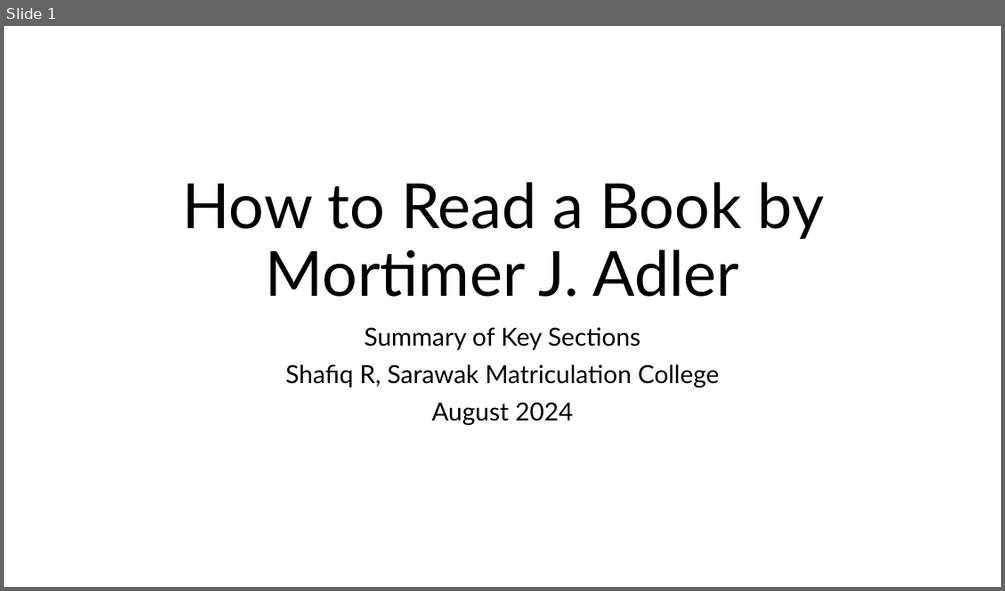
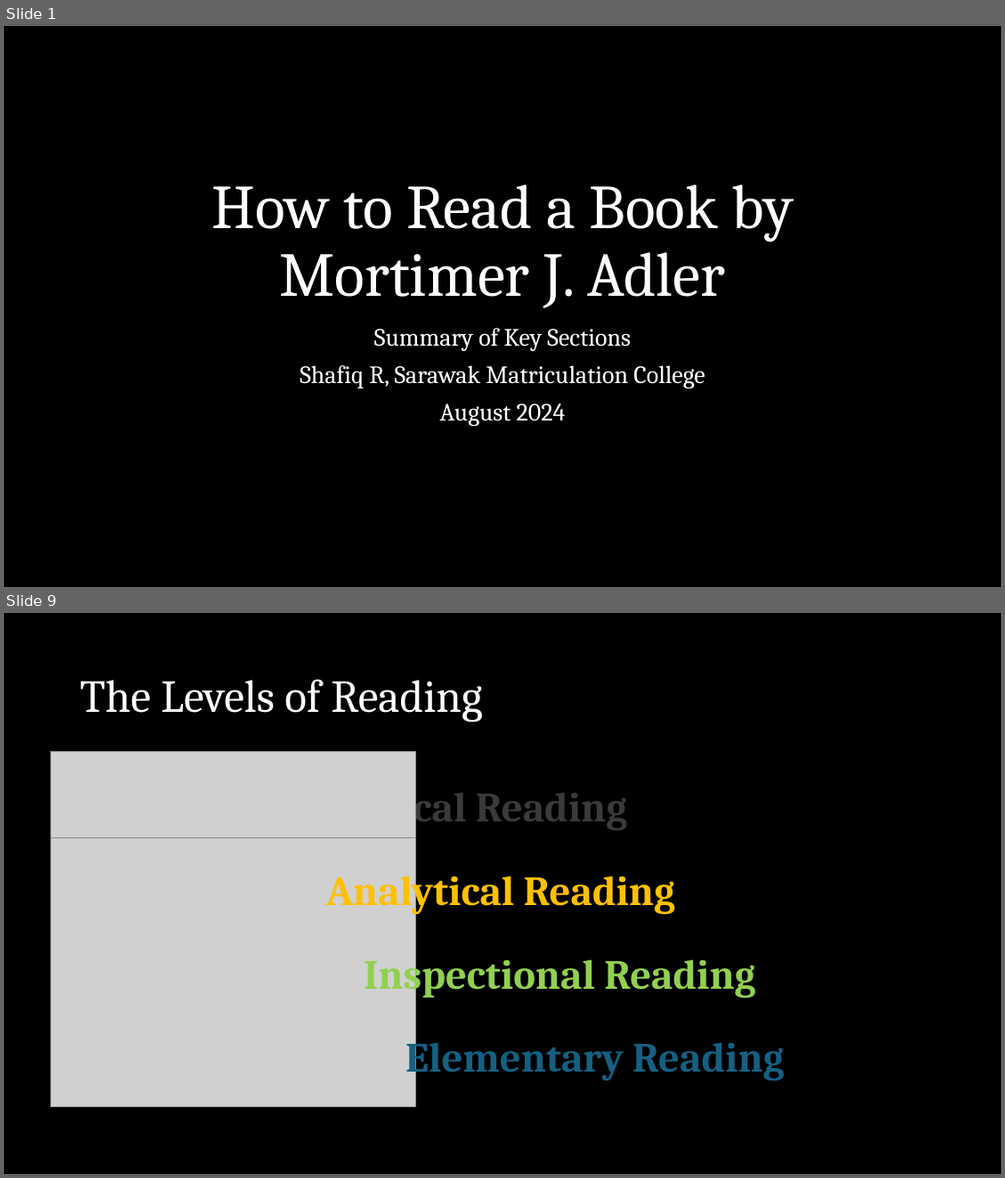
Before and after one commit to shafiqr-kmsw/matricphys, a slide deck: howtoreadbook/slides.pptx. Shown one above the other, each under a label of ours: slide 1 before the commit, slides 1 and 9 after it; the slides between them are not shown. The pictures are 1005x591 and 1005x1178 pixels, drawn with LibreOffice and Linux fonts; fonts in the diff are those of the drawing; grey boxes stand for pictures. Boxes give left, top, right and bottom in pixels: in the first picture for what was removed or moved away, otherwise in the second. Text is boxed around its words. In the diff, an @@ line names an element or a change of style, - is before the commit and + after.

```diff
--- a/howtoreadbook/slides.pptx
+++ b/howtoreadbook/slides.pptx
@@ slide 9 added at (4,613,1001,1174), background #000000 @@
@@ title added at (80,679,482,722), 44 pt, text #FFFFFF @@
+The Levels of Reading
@@ picture added at (50,751,415,1107) @@
@@ picture added at (50,751,415,838) @@
@@ text added at (275,784,627,831), 40 pt, text #3A3A3A, bold @@
+Syntopical Reading
@@ text added at (326,867,675,914), 40 pt, text #FFC000, bold @@
+Analytical Reading
@@ text added at (364,950,755,997), 40 pt, text #92D050, bold @@
+Inspectional Reading
@@ text added at (405,1034,784,1081), 40 pt, text #156082, bold @@
+Elementary Reading
@@ slide 1 changed as well @@
@@ background #FFFFFF to #000000 @@
@@ title "How to Read a Book ..." at (211,184,793,308): font Lato to Cambria, text colour #000000 to #FFFFFF @@
@@ subtitle "Summary of Key Sections" at (299,328,704,426): font Lato to Cambria, text colour #000000 to #FFFFFF @@
```
Also in this commit, not shown: 19 other slides changed, 72 other slides added, 7 slides removed.
